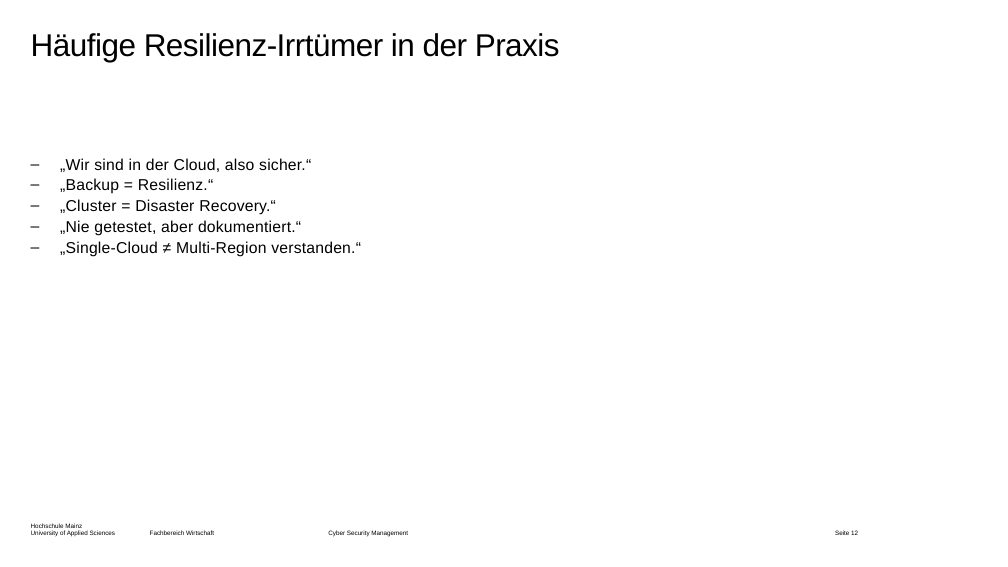
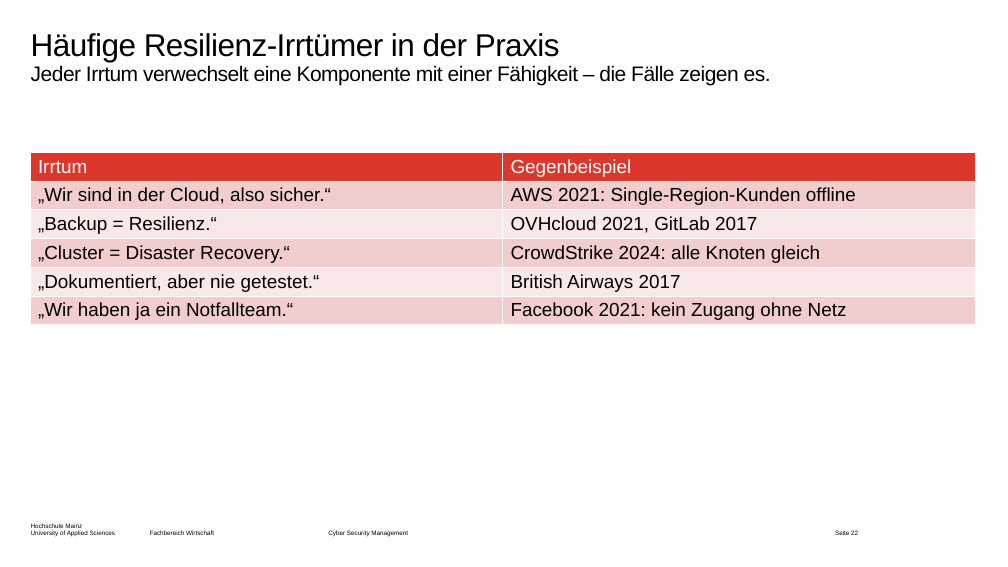
Before and after one commit to dlo-delphi/csm-cyber_resilienz-quarto, a slide deck: slide 22 of Präsentationen/Termin-03/_powerpoint/main.pptx (slide 12 before the commit). Drawn at 1008x567 pixels with LibreOffice and Linux fonts; fonts in the diff are those of the drawing; background and template pictures are left out. Boxes give left, top, right and bottom in pixels: in the first picture for what was removed or moved away, otherwise in the second. Text is boxed around its words. In the diff, an @@ line names an element or a change of style, - is before the commit and + after.

```diff
--- a/Präsentationen/Termin-03/_powerpoint/main.pptx
+++ b/Präsentationen/Termin-03/_powerpoint/main.pptx
@@ text added at box(31, 65, 771, 86), 20 pt, text #000000 @@
+Jeder Irrtum verwechselt eine Komponente mit einer Fähigkeit – die Fälle zeigen es.
@@ table added at box(30, 152, 975, 503), 6 rows, 2 columns @@
+Irrtum | Gegenbeispiel
+„Wir sind in der Cloud, also sicher.“ | AWS 2021: Single-Region-Kunden offline
+„Backup = Resilienz.“ | OVHcloud 2021, GitLab 2017
+„Cluster = Disaster Recovery.“ | CrowdStrike 2024: alle Knoten gleich
+„Dokumentiert, aber nie getestet.“ | British Airways 2017
+„Wir haben ja ein Notfallteam.“ | Facebook 2021: kein Zugang ohne Netz
@@ text removed at box(60, 158, 361, 257) @@
-– „Wir sind in der Cloud, also sicher.“
-– „Backup = Resilienz.“
-– „Cluster = Disaster Recovery.“
-– „Nie getestet, aber dokumentiert.“
-– „Single-Cloud ≠ Multi-Region verstanden.“
```
Also in this commit, not shown: 13 other slides changed, 12 slides added, 1 slide removed, 30 other files.
